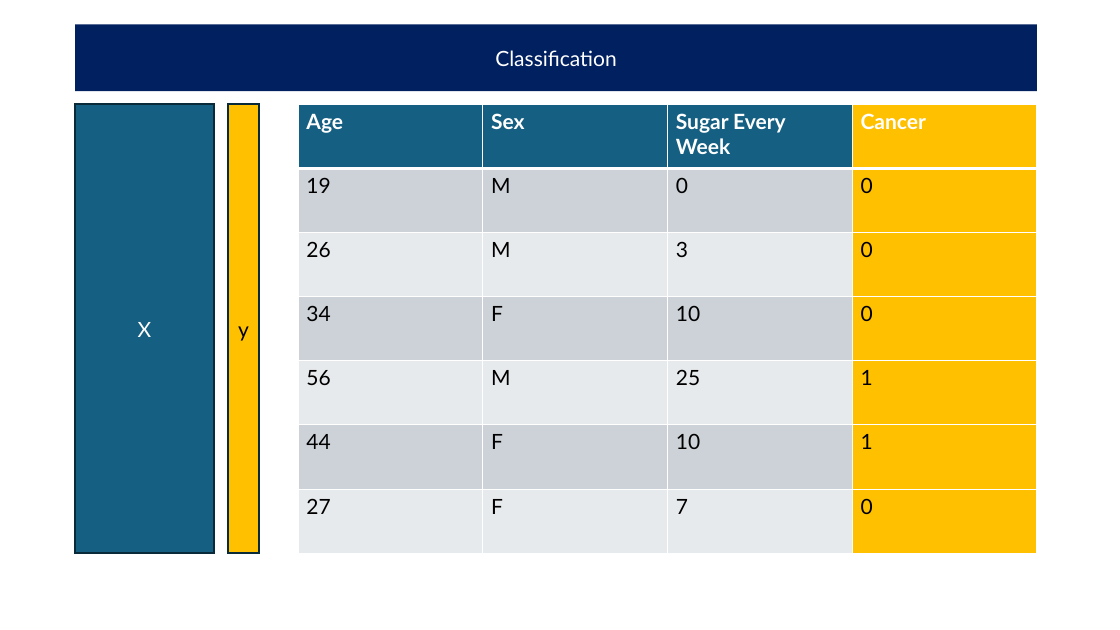
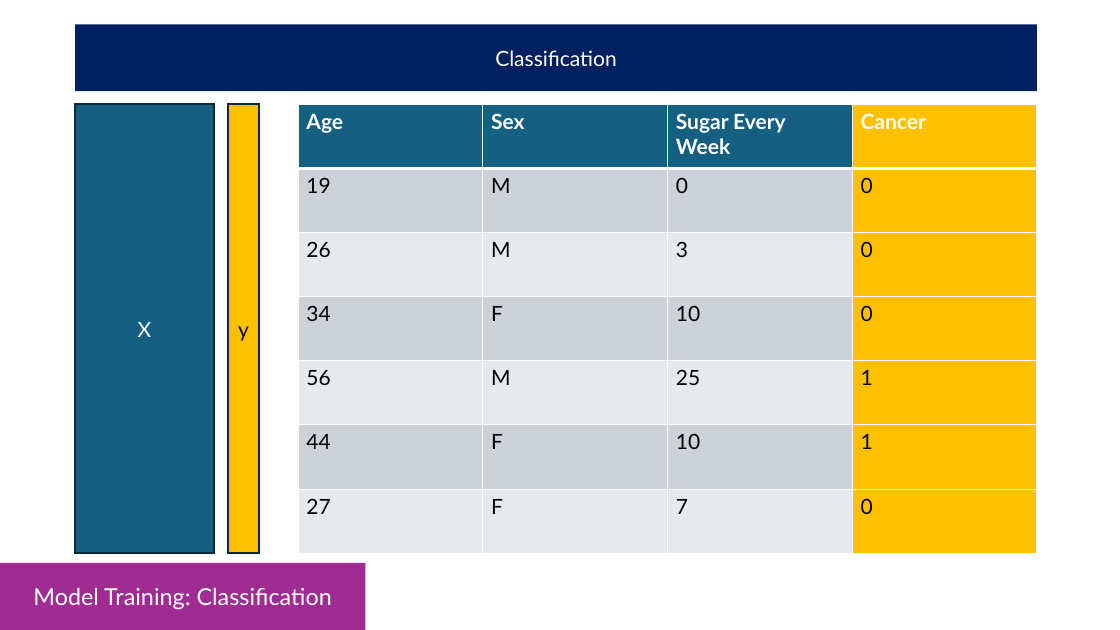
Before and after one commit to aitechinstitute/int-ai-ds-25-08-course-materials-all-int-ai-ds-25-08-template, a slide deck: slide 8 of week_7/slides/amir_sketching_train_test_split.pptx (slide 7 before the commit). Drawn at 1120x630 pixels with LibreOffice and Linux fonts; fonts in the diff are those of the drawing. Boxes give left, top, right and bottom in pixels: in the first picture for what was removed or moved away, otherwise in the second. Text is boxed around its words. In the diff, an @@ line names an element or a change of style, - is before the commit and + after.

```diff
--- a/week_7/slides/amir_sketching_train_test_split.pptx
+++ b/week_7/slides/amir_sketching_train_test_split.pptx
@@ rectangle added at (x1=0, y1=563, x2=365, y2=630), fill #A02B93, 20 pt, text #FFFFFF @@
+Model Training: Classification
```
Also in this commit, not shown: 12 other slides changed, 8 slides added, 1 slide removed.
